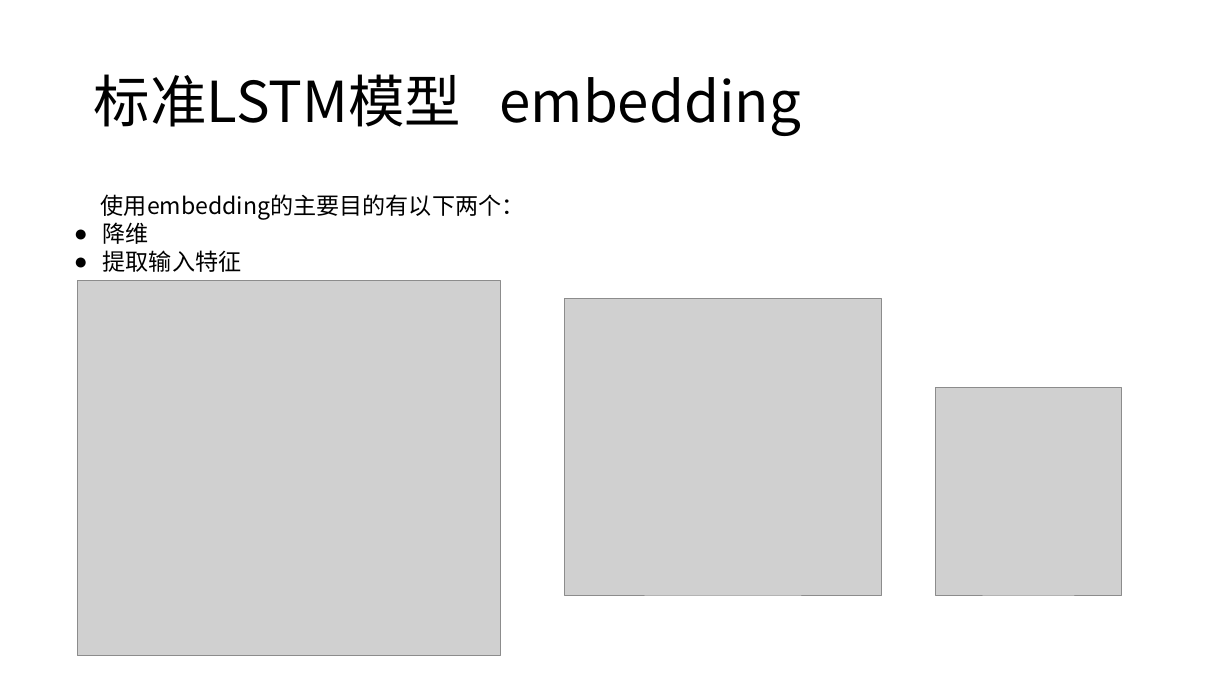
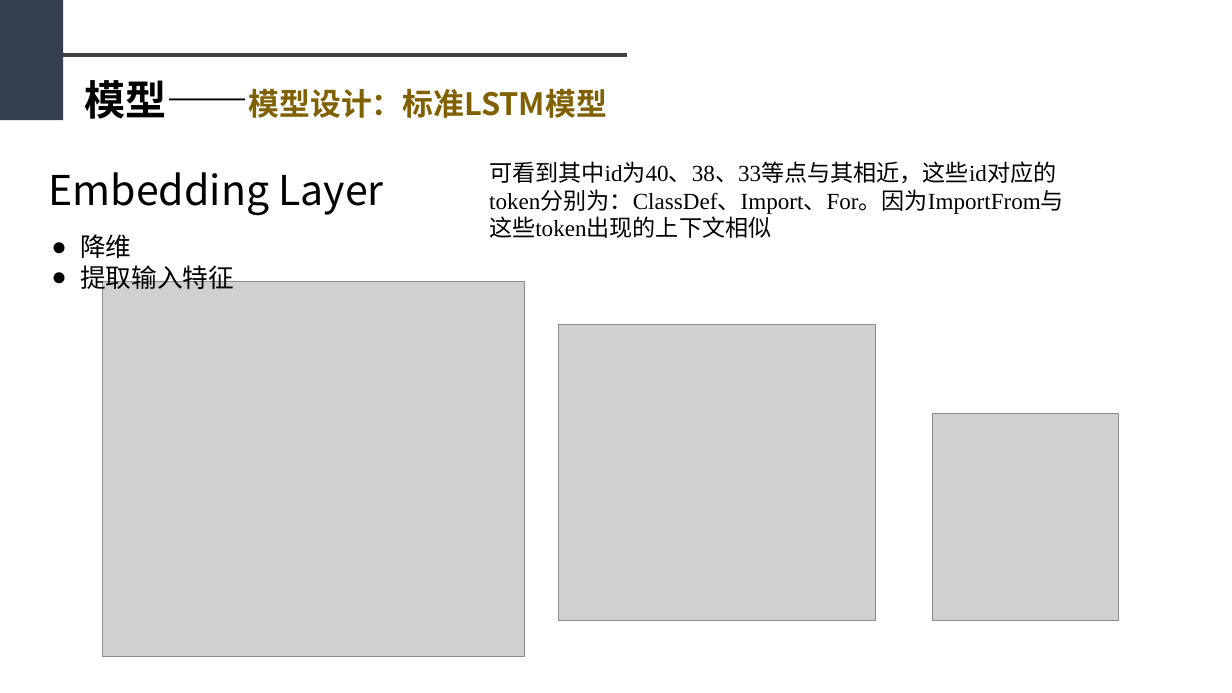
Before and after one commit to sfzhou5678/lstm, a slide deck: slide 23 of 毕业答辩.pptx (slide 17 before the commit). Drawn at 1232x693 pixels with LibreOffice and Linux fonts; fonts in the diff are those of the drawing; grey boxes stand for pictures. Boxes give left, top, right and bottom in pixels: in the first picture for what was removed or moved away, otherwise in the second. Text is boxed around its words. In the diff, an @@ line names an element or a change of style, - is before the commit and + after.

```diff
--- a/毕业答辩.pptx
+++ b/毕业答辩.pptx
@@ rectangle added at (x1=0, y1=0, x2=63, y2=120), fill #333F50 @@
@@ line added from (60, 55) to (627, 55), #404040 3 pt @@
@@ text added at (x1=84, y1=80, x2=607, y2=119), 24 pt, text #806000, bold @@
+模型——模型设计：标准LSTM模型
@@ title at (x1=49, y1=172, x2=384, y2=216): text changed; size 44 to 32 pt @@
-标准LSTM模型 embedding
+Embedding Layer
@@ text added at (x1=489, y1=161, x2=1064, y2=214), 18 pt, text #000000 @@
+可看到其中id为40、38、33等点与其相近，这些id对应的token分别为：ClassDef、Import、For。因为ImportFrom与这些token出现的上下文相似
@@ text at (x1=101, y1=194, x2=525, y2=219): paragraph removed @@
-使用embedding的主要目的有以下两个：
@@ text "降维" moved from (x1=101, y1=194, x2=525, y2=272) to (x1=80, y1=234, x2=234, y2=294) @@
@@ text "降维" at (x1=80, y1=234, x2=234, y2=294): size 18 to 20 pt; alignment justified to left; line spacing 20pt to 1; less space between paragraphs @@
@@ picture moved from (x1=78, y1=281, x2=501, y2=656) to (x1=102, y1=282, x2=525, y2=657) @@
@@ picture moved from (x1=565, y1=299, x2=882, y2=595) to (x1=559, y1=324, x2=876, y2=621) @@
@@ picture moved from (x1=935, y1=388, x2=1122, y2=595) to (x1=933, y1=414, x2=1119, y2=621) @@
```
Also in this commit, not shown: 21 other slides changed, 12 slides added, 5 slides removed, 1 other file.
